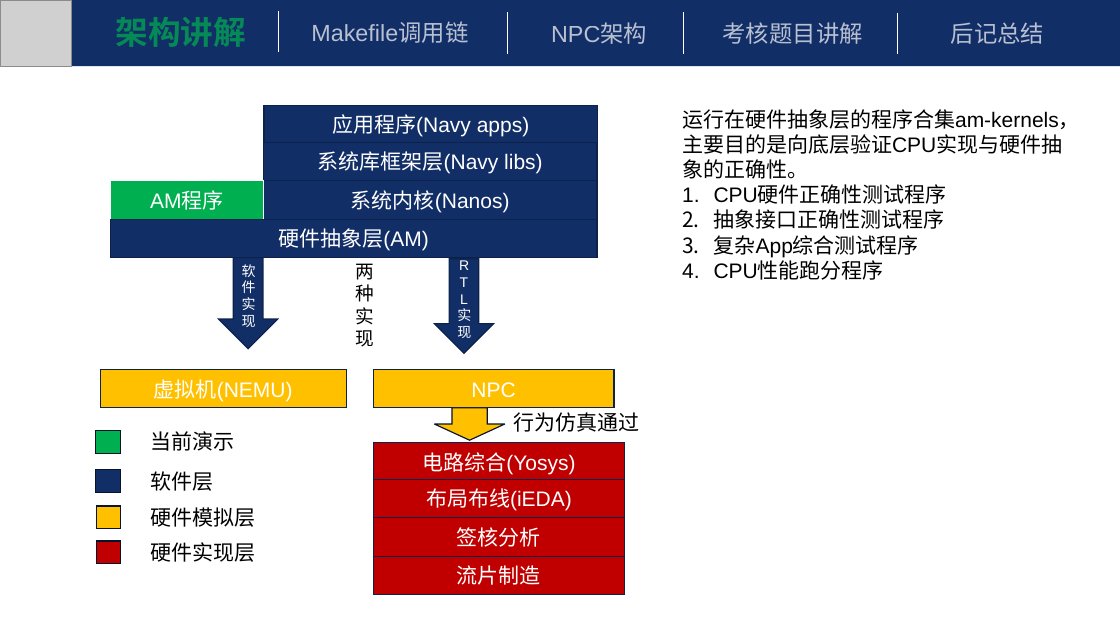
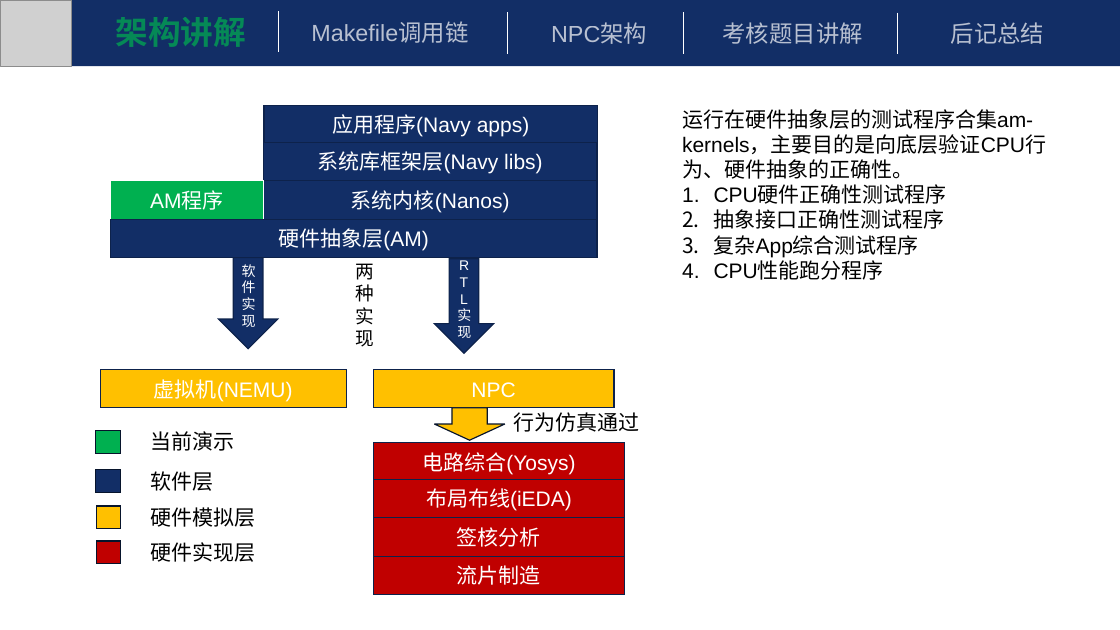
Before and after one commit to beautyseeker/YSYX, a slide deck: slide 5 of Misc/ysyx-C阶段答辩.pptx. Drawn at 1120x630 pixels with LibreOffice and Linux fonts; fonts in the diff are those of the drawing; grey boxes stand for pictures. Boxes give left, top, right and bottom in pixels: in the first picture for what was removed or moved away, otherwise in the second. Text is boxed around its words. In the diff, an @@ line names an element or a change of style, - is before the commit and + after.

```diff
--- a/Misc/ysyx-C阶段答辩.pptx
+++ b/Misc/ysyx-C阶段答辩.pptx
@@ text at bbox=[682, 109, 1046, 179]: text changed @@
-运行在硬件抽象层的程序合集am-kernels，主要目的是向底层验证CPU实现与硬件抽象的正确性。
+运行在硬件抽象层的测试程序合集am-kernels，主要目的是向底层验证CPU行为、硬件抽象的正确性。
```
Also in this commit, not shown: 8 other slides changed, 3 slides added.
